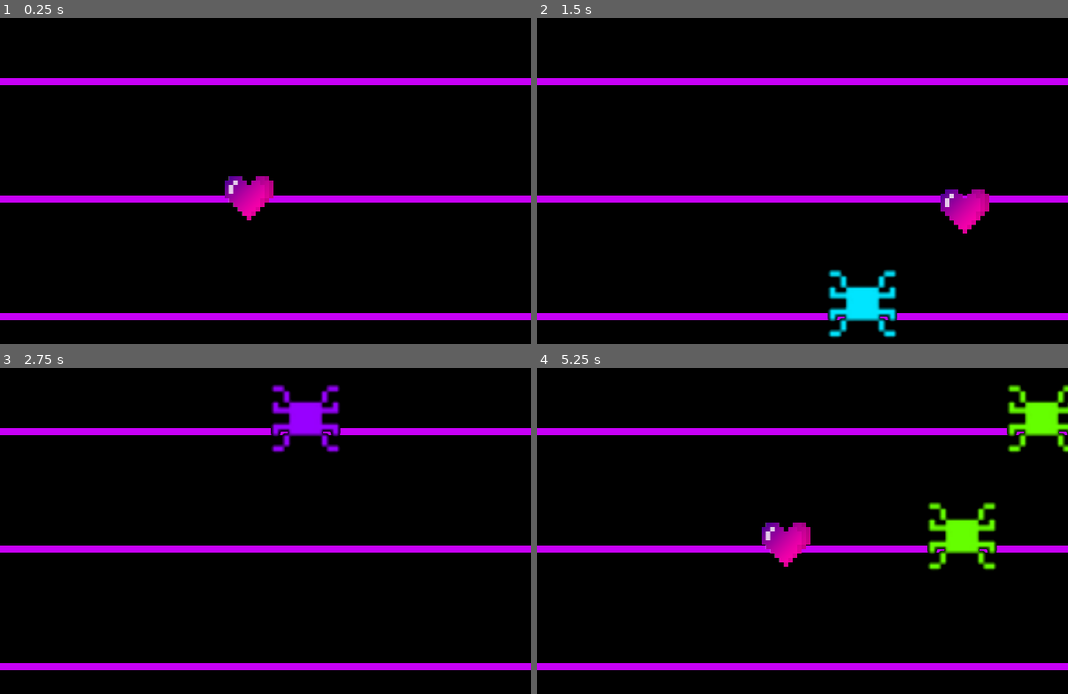
Above: before the commit, frames 1-4 (two rows, left to right).
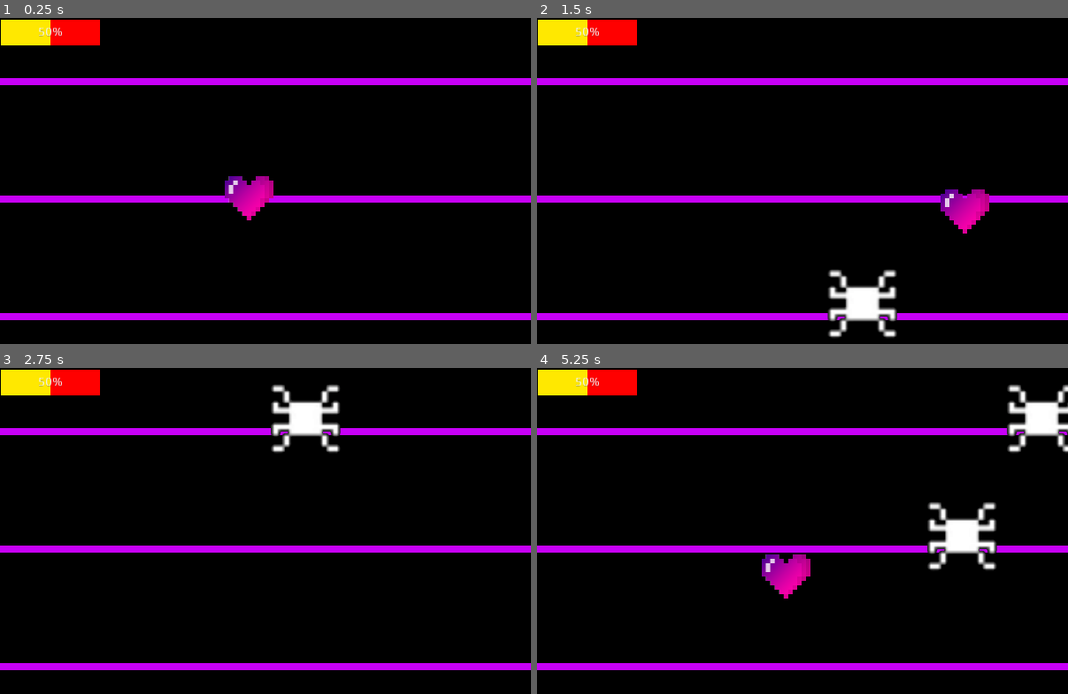
Above: after the commit, the same moments.

Repository: Regnatif/MuffetFight
Game: Godot game, scene res://Scenes/GameScene.tscn
The game is run twice, just before and just after one commit, with the same random seed, the same clock (stepped at 60 frames per second) and the same inputs.
Inputs:
- Up to frame 1 (0.25 s): no input
- Up to frame 2 (1.5 s): tap Enter at 0.5 s; hold Right (right) 0.53-1.28 s; hold Down (down) from 1.28 s (still down)
- Up to frame 3 (2.75 s): release Down (down) at 2.03 s; hold Right (right) from 2.03 s (still down)
- Up to frame 4 (5.25 s): release Right (right) at 2.78 s; hold Up (up) 2.78-3.53 s; hold Left (left) 3.53-5.03 s; hold Down (down) from 5.03 s (still down)

The runs differ from the first frame. In frame 1, 1.5% of the frame differs, in the area x 0-19%, y 0-9%; in frame 2, 3.1%; in frame 3, 3.1%; in frame 4, 6.2%, in the area x 0-100%, y 0-71%.

Commit message:
Regnatif
blink effect

Diff:
--- a/Scenes/GameScene.tscn
+++ b/Scenes/GameScene.tscn
@@ -1,8 +1,9 @@
-[gd_scene load_steps=4 format=2]
+[gd_scene load_steps=5 format=2]
 
 [ext_resource path="res://Scenes/Lines.tscn" type="PackedScene" id=1]
 [ext_resource path="res://Scenes/Heart.tscn" type="PackedScene" id=2]
 [ext_resource path="res://Sprites/SpawnSpider.gd" type="Script" id=3]
+[ext_resource path="res://Scenes/Health.tscn" type="PackedScene" id=4]
 
 [node name="GameScene" type="Node2D"]
 __meta__ = {
@@ -20,4 +21,6 @@
 
 [node name="Timer" type="Timer" parent="SpawnSpider"]
 autostart = true
+
+[node name="Health" parent="." instance=ExtResource( 4 )]
 [connection signal="timeout" from="SpawnSpider/Timer" to="SpawnSpider" method="_on_Timer_timeout"]
--- /dev/null
+++ b/Scenes/Health.tscn
@@ -0,0 +1,28 @@
+[gd_scene load_steps=4 format=2]
+
+[ext_resource path="res://Scenes/ProgressBar.gd" type="Script" id=1]
+
+[sub_resource type="StyleBoxFlat" id=1]
+bg_color = Color( 1, 0.913725, 0, 1 )
+
+[sub_resource type="StyleBoxFlat" id=2]
+bg_color = Color( 1, 0, 0, 1 )
+
+[node name="Health" type="Control"]
+anchor_right = 1.0
+anchor_bottom = 1.0
+__meta__ = {
+"_edit_use_anchors_": false
+}
+
+[node name="ProgressBar" type="ProgressBar" parent="."]
+margin_left = 1.15591
+margin_top = 1.59971
+margin_right = 113.156
+margin_bottom = 30.5997
+custom_styles/fg = SubResource( 1 )
+custom_styles/bg = SubResource( 2 )
+max_value = 20.0
+value = 10.0
+script = ExtResource( 1 )
+[connection signal="value_changed" from="ProgressBar" to="ProgressBar" method="_on_ProgressBar_value_changed"]
--- a/Scenes/Heart.tscn
+++ b/Scenes/Heart.tscn
@@ -19,4 +19,8 @@
 
 [node name="CollisionShape2D" type="CollisionShape2D" parent="."]
 shape = SubResource( 1 )
+
+[node name="Timer" type="Timer" parent="."]
+wait_time = 0.1
 [connection signal="area_entered" from="." to="." method="_on_Heart_area_entered"]
+[connection signal="timeout" from="Timer" to="." method="_on_Timer_timeout"]
--- /dev/null
+++ b/Scenes/ProgressBar.gd
@@ -0,0 +1,22 @@
+extends ProgressBar
+
+const player = preload("res://Scenes/Heart.tscn")
+
+
+
+func _ready():
+	var maxplayerhealth = player.instance().maxhealth
+	max_value = maxplayerhealth
+	pass
+
+
+
+func _process(delta):
+	print(value)
+	pass
+
+
+func _on_ProgressBar_value_changed(value):
+	var curplayerhealth = player.instance()
+	value = curplayerhealth.currenthealth
+	pass
--- a/Scripts/Heart.gd
+++ b/Scripts/Heart.gd
@@ -5,37 +5,52 @@
 # var b = "text"
 
 var toLerp : float
-var blinking = false
+var blink = 0
 var alphadown = true
+var kat : int = 2
+var maxhealth = 20
+var currenthealth = 20
 
 func _ready():
 	toLerp = position.y
 	pass
 
+func _process(delta):
 
-func _process(delta):
-	if blinking:
-		modulate.a -= 0.05
-		if modulate.a <= 0:
-			modulate.a += 0.05
-		if modulate.a >=1:
-			blinking = false
-	if Input.is_action_just_pressed("up") && position.y > 133:
-		toLerp = position.y - 133
+	if Input.is_action_just_pressed("up") && kat < 3:
+		kat += 1
+		toLerp = (3 - kat) * 133 + 70
 
-	if Input.is_action_just_pressed("down") && position.y < 133 * 2:
-		toLerp = position.y + 133
+	if Input.is_action_just_pressed("down") && kat > 1:
+		kat -= 1
+		toLerp = (3 - kat) * 133 + 70
+
 	position.y = lerp(position.y,toLerp,0.01)
 
 	if Input.is_action_pressed("left"):
-		position.x -= 270*delta
+		position.x -= 270 * delta
 
 	if Input.is_action_pressed("right"):
-		position.x += 270*delta
+		position.x += 270 * delta
+
 	pass
 
 func _on_Heart_area_entered(area : Area2D):
 	if area.is_in_group("Spider"):
-		blinking = true
+		currenthealth -= 6
+		blink = 10
+		modulate.a = 0
+		$Timer.start()
 		area.queue_free()
 	pass
+
+
+func _on_Timer_timeout():
+	if blink > 0:
+		if modulate.a == 1:
+			modulate.a = 0
+		elif modulate.a == 0:
+			modulate.a = 1
+		blink -= 1
+	else:
+		modulate.a = 1
--- a/Scripts/Spider.gd
+++ b/Scripts/Spider.gd
@@ -30,7 +30,7 @@
 		position.x += 450 * delta
 	else:
 		position.x -= 450 * delta
-	modulate = hsv_to_rgb(time,1,1,1)
+	#modulate = hsv_to_rgb(time * 2,1,1,1)
 	pass
 
 func hsv_to_rgb(h, s, v, a = 1):
--- a/project.godot
+++ b/project.godot
@@ -15,10 +15,10 @@
 
 [application]
 
-config/name="Muffet Fight"
+config/name="Muffet Fight By Lynext"
 run/main_scene="res://Scenes/GameScene.tscn"
 boot_splash/bg_color=Color( 0, 0, 0, 1 )
-config/icon="res://icon.png"
+config/icon="res://Sprites/heart.png"
 
 [display]
 
